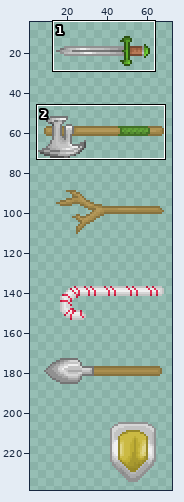
Two states of a sprite sheet, Sarah's Welt/res/items/Weapons.png. Above: a wide view before the commit, with the close-up outlined.
Close-up. Earlier state:
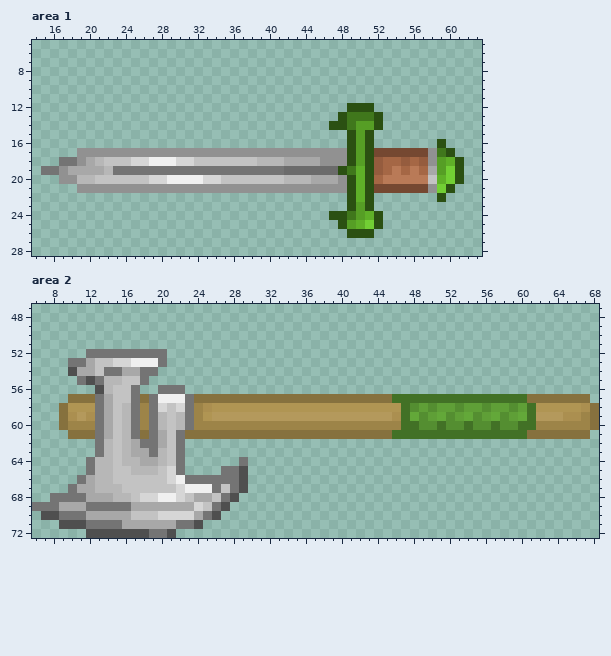
The file is 80x240 pixels. Colours within 5 levels of each other are drawn and written as one. Shown: area 1: x 14..63, y 5..28; area 2: x 6..68, y 47..72. The wide view leaves out empty margins.
Now the later version:
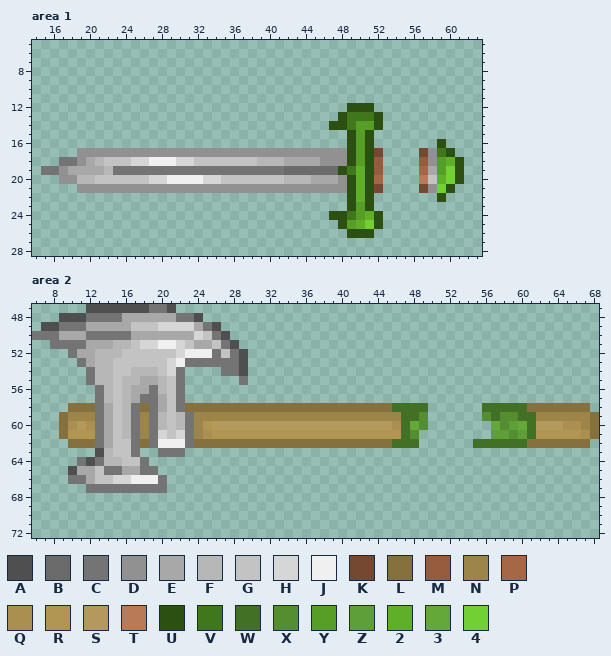
Palette (. is transparent): A #4f4f4f  B #6b6b6b  C #747474  D #919191  E #a8a8a8  F #b7b7b7  G #c3c3c3  H #d6d6d6  J #f0f0f0  K #754831  L #86713e  M #955c3e  N #9d8448  P #a56745  Q #ab8f50  R #b09553  S #b4995c  T #b97a57  U #2b5012  V #40771c  W #427126  X #548e31  Y #569e25  Z #5f9f37  2 #5fb028  3 #63a839  4 #72cf34
Difference:
Changed rows in their new state; - is an unchanged pixel.
Area 1:
first column x 53:
17 ....
18 ....
19 ....
20 ....
21 ....
Area 2:
first column x 6:
47 ------AAAAAAACCA-----------------------------------------------
48 ---AAACCCCEEEEEECCA--------------------------------------------
49 -AACCCEEEEEGGGHHHHECA------------------------------------------
50 CCCEEECCCCCEEEEEEEHGCA-----------------------------------------
51 --CCCCEEEFFGHHJJHGEEGCA----------------------------------------
52 ----CEEFFFGGGGGGHJJJCGCA---------------------------------------
53 ----.--FFGGGGGGHJCCCCCCA---------------------------------------
54 ----..CFFGGFFFGHC----CCA---------------------------------------
55 -----.CF-GFFEEFGC------C---------------------------------------
56 -------C--FEECFG-----------------------------------------------
57 ----...-F-FEC-EGC.............................................-
58 ---.LLL-----L-E-CLLLLLLLLLLLLLLLLLLLLLLLW-WW......WWWWWLLLLLLL.
59 ----NNN------------NNNNNNNNNNNNNNNNNNNNNN-W-......XW-XW-NNNNN--
60 ----QSQ------------RSSSSSSSSSSSSSSSSSSSSQ-3-.......3-Z3-SSSQQ--
61 ---LRRR-----N-H-HCNQRRRRRRRRRRRRRRRRRRRRR-X........ZZXZWRRRRRQL
62 ----LLL-E-GCL-JJJCLLLLLLLLLLLLLLLLLLLLLLWWW------WWWWWWLLLLLLL-
63 -------A--GC..CC-----------------------------------------------
64 -----CAC-FGGC....------.---------------------------------------
65 ----AEEGCCEECC...----...---------------------------------------
66 ----C--GGHHJJJC.........---------------------------------------
67 ----..CCCCCCCCC.........---------------------------------------
68 --.....................----------------------------------------
69 ......................-----------------------------------------
70 -....................------------------------------------------
71 ---................--------------------------------------------
72 ------..........-----------------------------------------------
